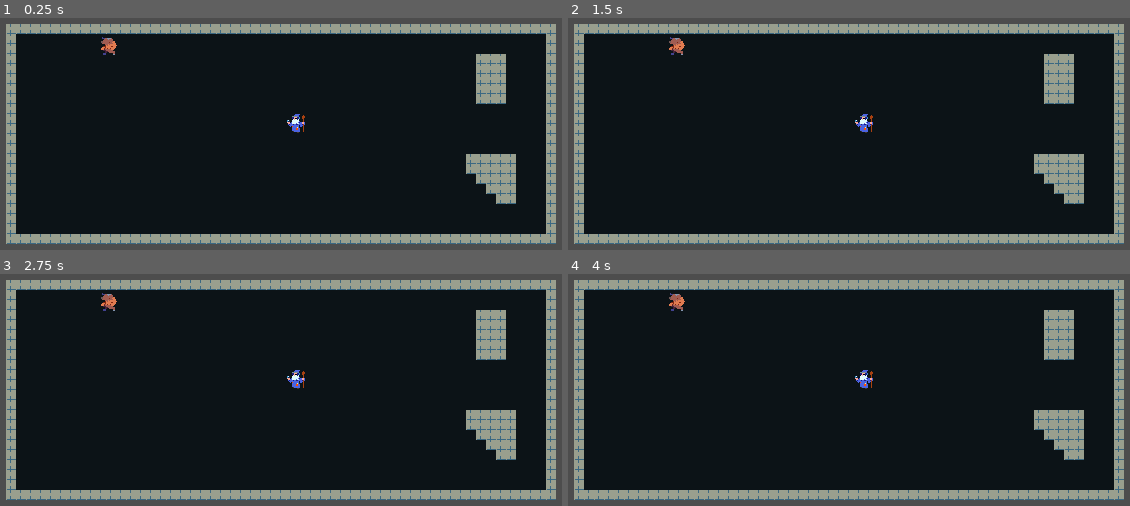
Above: before the commit, frames 1-4 (two rows, left to right).
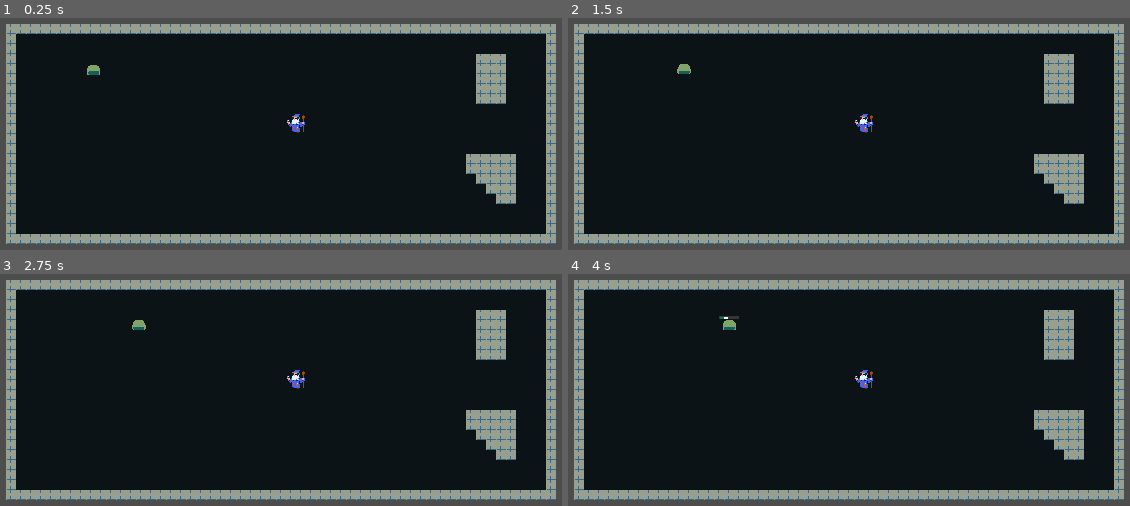
Above: after the commit, the same moments.

Repository: WizardsNStuff/Zealot-of-Wanderlust
Game: Godot game, scene res://Enemy Testing/Enemy_testing.tscn
The game is run twice, just before and just after one commit, with the same random seed, the same clock (stepped at 60 frames per second) and the same inputs. This scene is started directly instead of the project's main scene.
Inputs:
- Up to frame 1 (0.25 s): no input
- Up to frame 2 (1.5 s): hold Right (attack_right) 0.53-1.28 s; hold Down (attack_down) from 1.28 s (still down)
- Up to frame 3 (2.75 s): tap Enter at 2 s; release Down (attack_down) at 2.03 s; hold Right (attack_right) from 2.03 s (still down)
- Up to frame 4 (4 s): tap Space at 2.75 s; release Right (attack_right) at 2.78 s; hold Up (attack_up) 2.78-3.53 s; tap Enter at 3.5 s; hold Left (attack_left) from 3.53 s (still down)

The runs differ from the first frame. In frame 1, 0.2% of the frame differs, in the area x 15-21%, y 8-25%; in frame 2, 0.2%; in frame 3, 0.2%; in frame 4, 0.3%, in the area x 17-31%, y 8-25%.
Error before the commit: Invalid access to property or key 'global_position' on a base object of type 'Nil'. (res://Enemy)

Commit message:
basic slime enemy created, need to add the splitting mech now

Diff:
--- a/zealot-of-wanderlust/Enemy Testing/Enemy_testing.tscn
+++ b/zealot-of-wanderlust/Enemy Testing/Enemy_testing.tscn
@@ -2,8 +2,8 @@
 
 [ext_resource type="Texture2D" uid="uid://lfbu6udkpv3f" path="res://Assets/rogues.png" id="1_8tpu0"]
 [ext_resource type="Script" path="res://Enemy Testing/player.gd" id="1_pa4rq"]
-[ext_resource type="PackedScene" uid="uid://bwv3arxa4rs65" path="res://Enemy Testing/minotaur.tscn" id="3_5sxsp"]
 [ext_resource type="Texture2D" uid="uid://b36g8amcnnwwo" path="res://Assets/tiles.png" id="4_3hyqv"]
+[ext_resource type="PackedScene" uid="uid://biu52fnxyjl0p" path="res://Enemy Testing/slime.tscn" id="4_si530"]
 
 [sub_resource type="RectangleShape2D" id="RectangleShape2D_jek5g"]
 size = Vector2(12, 24)
@@ -483,13 +483,13 @@
 position = Vector2(0, 1)
 shape = SubResource("RectangleShape2D_jek5g")
 
-[node name="Enemy2" parent="." node_paths=PackedStringArray("player") instance=ExtResource("3_5sxsp")]
-position = Vector2(-299, -125)
-player = NodePath("../Player")
-
 [node name="Camera2D" type="Camera2D" parent="."]
 
 [node name="TileMapLayer" type="TileMapLayer" parent="."]
 z_index = -1
 tile_map_data = PackedByteArray("AAD3//j/AAAAAAwAAAD3//n/AAAAAAwAAAD3//r/AAAAAAwAAAD3//v/AAAAAAwAAAD3//z/AAAAAAwAAAD3// …(19280 unchanged characters)…
 tile_set = SubResource("TileSet_p0u2m")
+
+[node name="Slime" parent="." node_paths=PackedStringArray("player") instance=ExtResource("4_si530")]
+position = Vector2(-331, -86)
+player = NodePath("../Player")
--- a/zealot-of-wanderlust/Enemy Testing/enemy_1.gd
+++ b/zealot-of-wanderlust/Enemy Testing/enemy_1.gd
@@ -6,7 +6,8 @@
 var cooldown = 0
 var score = 15
 
-@export var player : Player
+# if player is set to CharacterBody2D change it back to player (I change it when testing new enemies)
+@export var player : CharacterBody2D
 @export var controller : Controller
 @onready var sprite : Sprite2D = $MainSprite
 @export var damage_timer : Timer
@@ -34,9 +35,9 @@
 	DamageNumbers.display_number(damage_amount, damage_number_origin.global_position, false)
 	print(damage_amount)
 	if health <= 0:
-		controller.update_score(score)
-		if controller.check_key_status():
-			controller.give_player_key()
+		#controller.update_score(score)
+		#if controller.check_key_status():
+			#controller.give_player_key()
 		self.queue_free()
 
 	# show/hide certain nodes when damage is taken
--- /dev/null
+++ b/zealot-of-wanderlust/Enemy Testing/slime.gd
@@ -0,0 +1,35 @@
+extends Enemy
+class_name Slime
+
+
+@onready var nav_agent := $NavigationAgent2D as NavigationAgent2D
+
+func _ready() -> void:
+	# redefining variables inherited from Enemy
+	speed = 29
+	attack_range = 20
+	score = 10
+
+	# redefining variables inherited from GameCharacter
+	health = 50
+	defense = 10
+	main_damage = 10
+	main_damage_cooldown = 2
+	$HealthBarTimer.connect("timeout", Callable(self, "health_bar_timer_timeout"))
+	$DmgTestingTimer.connect("timeout", Callable(self, "testing_timer_timeout"))
+	$DamageFlashTimer.connect("timeout", Callable(self, "_on_timer_timeout"))
+
+func _physics_process(delta: float) -> void:
+	makepath()
+	var direction = global_position.direction_to(nav_agent.get_next_path_position())
+	velocity = direction * speed
+	move_and_slide()
+
+
+# sets the target pos of the path to the players global pos
+func makepath() -> void:
+	nav_agent.target_position = player.global_position
+
+func testing_timer_timeout():
+	print("damage taken")
+	self.take_damage(5)
--- /dev/null
+++ b/zealot-of-wanderlust/Enemy Testing/slime.tscn
@@ -0,0 +1,47 @@
+[gd_scene load_steps=5 format=3 uid="uid://biu52fnxyjl0p"]
+
+[ext_resource type="Texture2D" uid="uid://ubj5y2wlu8ln" path="res://Assets/monsters.png" id="1_dt4ed"]
+[ext_resource type="Script" path="res://Enemy Testing/slime.gd" id="1_iemim"]
+[ext_resource type="PackedScene" uid="uid://bflc4dyyluhbu" path="res://Scenes/enemy_healthbar.tscn" id="3_sgfte"]
+
+[sub_resource type="CircleShape2D" id="CircleShape2D_ev4sw"]
+radius = 8.0
+
+[node name="Slime" type="CharacterBody2D" node_paths=PackedStringArray("damage_timer")]
+collision_layer = 2
+collision_mask = 7
+motion_mode = 1
+script = ExtResource("1_iemim")
+damage_timer = NodePath("DamageFlashTimer")
+
+[node name="MainSprite" type="Sprite2D" parent="."]
+texture = ExtResource("1_dt4ed")
+region_enabled = true
+region_rect = Rect2(35.6423, 77.704, 24.1992, 17.8224)
+
+[node name="CollisionShape2D" type="CollisionShape2D" parent="."]
+shape = SubResource("CircleShape2D_ev4sw")
+
+[node name="NavigationAgent2D" type="NavigationAgent2D" parent="."]
+path_postprocessing = 1
+
+[node name="HealthBarTimer" type="Timer" parent="."]
+wait_time = 2.0
+one_shot = true
+
+[node name="HealthBar" parent="." instance=ExtResource("3_sgfte")]
+visible = false
+offset_left = -15.0
+offset_top = -13.0
+offset_right = 28.0
+offset_bottom = -9.0
+
+[node name="DamageFlashTimer" type="Timer" parent="."]
+wait_time = 0.25
+
+[node name="DamageNumberOrigin" type="Node2D" parent="."]
+position = Vector2(7, -5)
+
+[node name="DmgTestingTimer" type="Timer" parent="."]
+wait_time = 3.0
+autostart = true
--- /dev/null
+++ b/zealot-of-wanderlust/Enemy Testing/slime_instance.tscn
@@ -0,0 +1,3 @@
+[gd_scene format=3 uid="uid://dowo2k82x4rgo"]
+
+[node name="SlimeInstance" type="Node2D"]
--- a/zealot-of-wanderlust/Scenes/player.tscn
+++ b/zealot-of-wanderlust/Scenes/player.tscn
@@ -411,7 +411,6 @@
 flip_h = true
 hframes = 8
 vframes = 9
-frame = 1
 
 [node name="CollisionShape2D" type="CollisionShape2D" parent="."]
 position = Vector2(0, 4)
